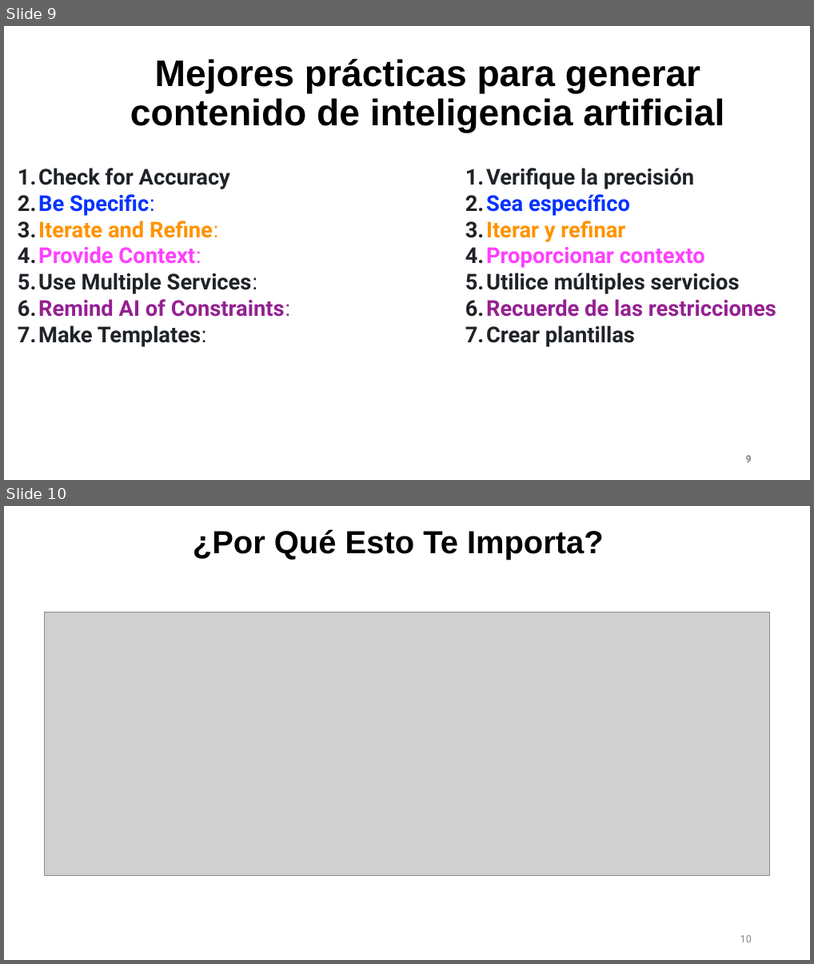
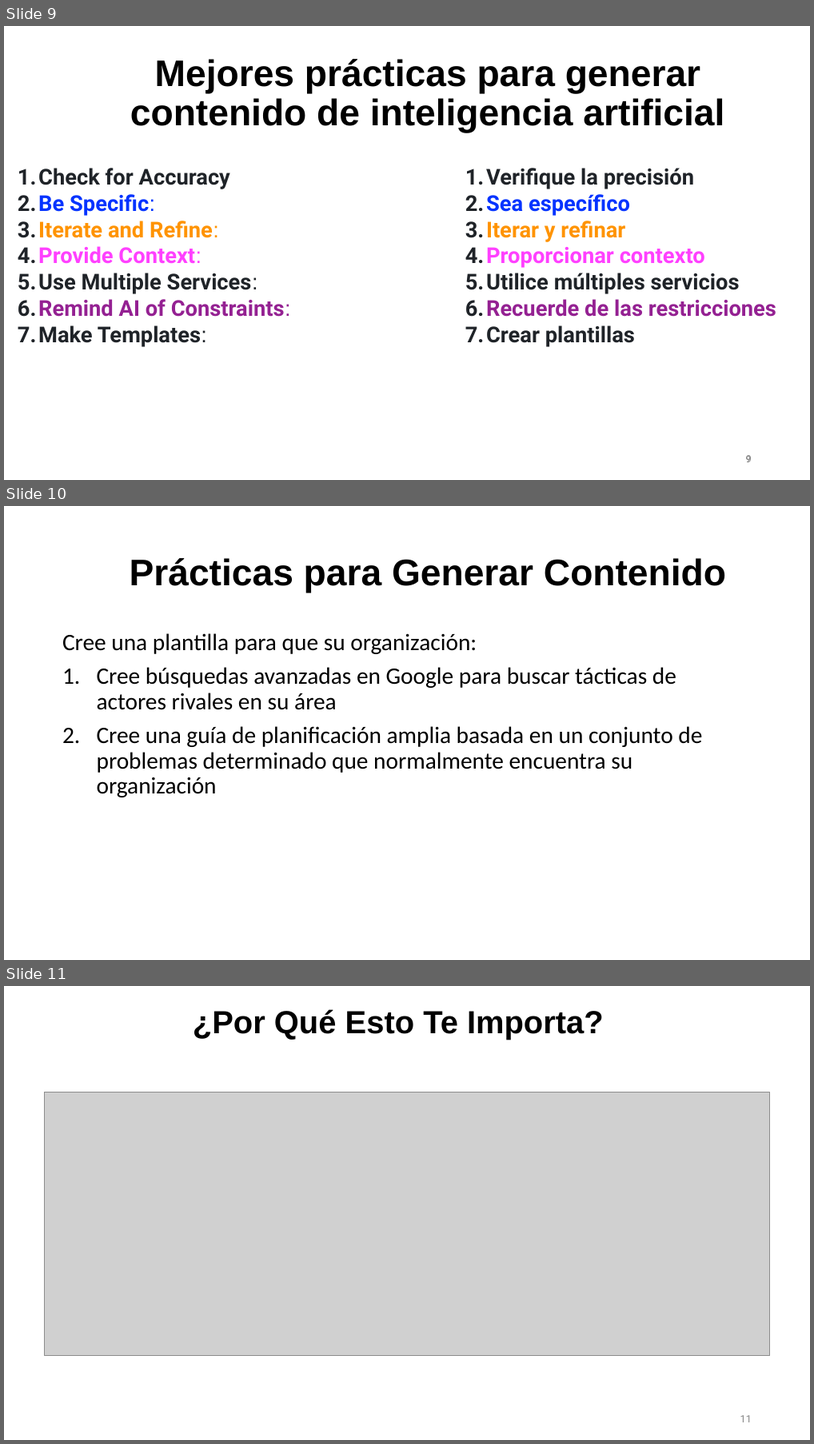
Before and after one commit to irregularchat/Counter_Malign_Information_Training, a slide deck: Counter_Malign_Information/4-Implement-For_Instructors/Lesson_Plans/Lesson_01-Creating_Synthetic_Content/Audio_Visual-Creating_Synthetic_Content/Es-Lesson_Slide-Create_AI_Content.pptx. Shown one above the other, each under a label of ours: slides 9 and 10 before the commit, slides 9, 10 and 11 after it. The pictures are 814x964 and 814x1444 pixels, drawn with LibreOffice and Linux fonts; fonts in the diff are those of the drawing; grey boxes stand for pictures. Boxes give left, top, right and bottom in pixels: in the first picture for what was removed or moved away, otherwise in the second. Text is boxed around its words. In the diff, an @@ line names an element or a change of style, - is before the commit and + after.

```diff
--- a/Counter_Malign_Information/4-Implement-For_Instructors/Lesson_Plans/Lesson_01-Creating_Synthetic_Content/Audio_Visual-Creating_Synthetic_Content/Es-Lesson_Slide-Create_AI_Content.pptx
+++ b/Counter_Malign_Information/4-Implement-For_Instructors/Lesson_Plans/Lesson_01-Creating_Synthetic_Content/Audio_Visual-Creating_Synthetic_Content/Es-Lesson_Slide-Create_AI_Content.pptx
@@ slide 10 added at box(4, 506, 810, 960), background #FFFFFF @@
@@ title added at box(130, 558, 726, 593), 44 pt, text #000000, bold @@
+Prácticas para Generar Contenido
@@ text added at box(62, 633, 702, 797), 28 pt, text #000000 @@
+Cree una plantilla para que su organización:
+1. Cree búsquedas avanzadas en Google para buscar tácticas de actores rivales en su área
+2. Cree una guía de planificación amplia basada en un conjunto de problemas determinado que normalmente encuentra su organización
@@ what was slide 10 is now slide 11 @@
@@ page number at box(741, 1415, 752, 1422): text changed @@
-10
+11
```
Also in this commit, not shown: 4 other files.
